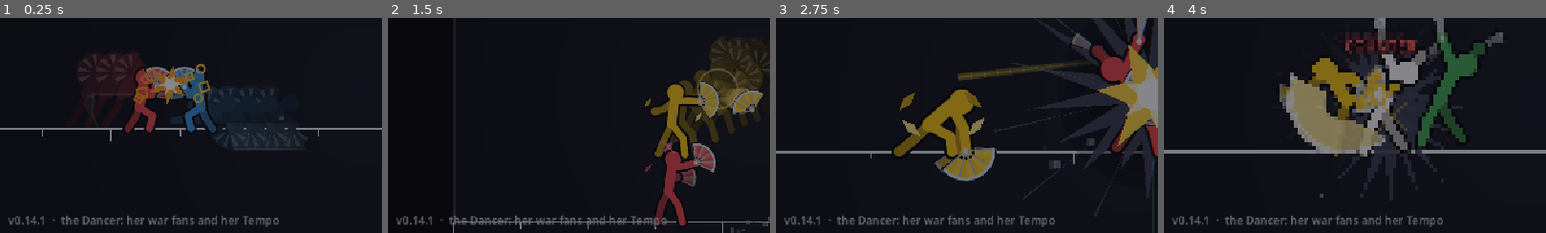
Above: before the commit, frames 1-4 (left to right).
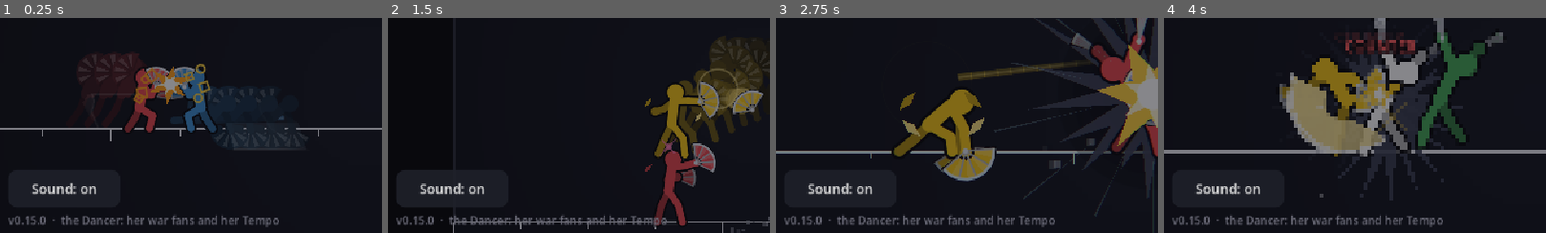
Above: after the commit, the same moments.

Repository: Veriduim/standoff
Game: Godot game, scene res://scenes/main.tscn
Same seed, same stepped clock (60 frames per second), same inputs: the game is played once before the commit and once after it.
Inputs:
- Up to frame 1 (0.25 s): no input
- Up to frame 2 (1.5 s): click "+" at 0.5 s; click "Free-for-all" at 1.25 s
- Up to frame 3 (2.75 s): click "Teams" at 2 s
- Up to frame 4 (4 s): click "Smooth" at 2.75 s; click "Pixel" at 3.5 s
The pictures show only the part of the screen within x 1-51%, y 49-99%; the shares and areas given below are measured in that part.

The runs differ from the first frame. In frame 1, 0.6% of the frame differs, in the area x 8-26%, y 76-97%; in frame 2, 2.9%, in the area x 2-26%, y 70-97%; in frame 3, 0.6%; in frame 4, 0.6%.

Commit message:
0.15.0: sound - 32 sounds made in code; steerable fans; thrown fans at hand size (Timmy 00:38 "Continue working please"; 00:43 "why the fans [are] so small?")
- tools/sfx_make.py makes every sound (nothing recorded or borrowed), tuned for phone speakers (cut below 140 Hz, a
  mid-range knock on every thump); tools/sfx_board.py = a numbered listening video
- Sfx (scripts/ui/sfx.gd): a 12-voice pool, every sim event, attack swings, supers, drop landings, menu clicks, your
  turn, the last 5 s of the clock; -4 dB and a hard limiter on master (the first reel clipped); quiet behind the home
  screen; Sound on/off on the home screen and in the match menu, saved
- SOUND=1 tools/reel.sh keeps the audio; test_sound

Co-Authored-By: Claude Opus 5.5 <noreply@anthropic.com>
Claude-Session: https://claude.ai/code/session_019cpLLa1bA2ND22yfhrkoYF

Diff:
--- a/project.godot
+++ b/project.godot
@@ -11,7 +11,7 @@
 [application]
 
 config/name="Standoff"
-config/version="0.14.1"
+config/version="0.15.0"
 config/icon="res://assets/icon.png"
 run/main_scene="res://scenes/main.tscn"
 config/features=PackedStringArray("4.7", "GL Compatibility")
--- a/scripts/tests/ui_test.gd
+++ b/scripts/tests/ui_test.gd
@@ -395,3 +395,31 @@
 	g._menu_pick("Quit")
 	_check("Quit to menu: back to the home screen", g.phase == "menu" and g.home.visible and not g.menu_btn.visible)
 	g.queue_free()
+
+
+func _test_sound() -> void:
+	_section("Sound (19 Oct list item 2): events play their sounds, quiet behind the home screen, on / off kept")
+	var g := _screen()
+	var was := Sfx.on
+	Sfx.set_on(true)
+	g.start_local(1, "ffa")
+	g._process(0.0)
+	g.sfx.event({"type": "hit", "dmg": 12})
+	g.sfx.event({"type": "hit", "dmg": 45})
+	g.sfx.event({"type": "block", "push": true})
+	g.sfx.event({"type": "shot", "kind": "fan"})
+	var heard: Array[String] = g.sfx.played.duplicate()
+	_check("a hit, a big hit, a Push Block, a Fan Throw: %s" % [heard], heard.slice(-4) == ["hit_light", "hit_heavy",
+			"push", "fan_throw"])
+	Sfx.set_on(false)
+	g.sfx.event({"type": "ko"})
+	var muted: bool = not g.sfx.played.has("ko")
+	Sfx.set_on(true)
+	g._menu_pick("Quit")
+	g._process(0.0)
+	g.sfx.event({"type": "ko"})
+	_check("off: silent; behind the home screen: silent", muted and not g.sfx.played.has("ko"))
+	g._show_start()
+	g.toggle_menu()
+	Sfx.set_on(was)
+	g.queue_free()
--- a/scripts/ui/game_screen.gd
+++ b/scripts/ui/game_screen.gd
@@ -22,6 +22,8 @@
 var auto_me := false       ## a bot plays you too (the tests; a demo)
 
 var stage: StageView
+var sfx: Sfx                 ## the sounds (stage events, the menus, your turn)
+var _tick_at := -1           ## the last whole second the turn clock ticked on
 var pick: PickPanel
 var cards: HBoxContainer
 var banner: Label
@@ -67,6 +69,10 @@
 	mouse_filter = Control.MOUSE_FILTER_IGNORE   # (taps on the stage reach StageView's _unhandled_input)
 	stage = StageView.new()
 	add_child(stage)
+	sfx = Sfx.new()
+	sfx.name = "Sfx"
+	add_child(sfx)
+	stage.sfx = sfx
 	post = ColorRect.new()   # (over the stage, under everything else: the colour split, the pixel look)
 	post.name = "Post"
 	var mat := ShaderMaterial.new()
@@ -567,6 +573,8 @@
 	if free.has(me) and not auto_me:
 		phase = "pick"
 		_turn_left = float(net_match.rules.get("turn", TURN_SECONDS)) if net_match != null else TURN_SECONDS
+		_tick_at = -1
+		sfx.play("ui_turn", -8.0)
 		var f := sim.fighters[me]
 		_ask = "Your move"
 		if f.down > 0:
@@ -611,7 +619,7 @@
 	t.name = "MenuTitle"
 	t.horizontal_alignment = HORIZONTAL_ALIGNMENT_CENTER
 	v.add_child(t)
-	for b: Array in [["Resume", "Resume"], ["Restart", "Restart"], ["Quit", "Quit to menu"]]:
+	for b: Array in [["Resume", "Resume"], ["Restart", "Restart"], ["Sound", Sfx.label()], ["Quit", "Quit to menu"]]:
 		var id: String = b[0]
 		var btn := Ui.button(str(b[1]), func() -> void: _menu_pick(id), 22)
 		btn.name = "Menu" + id
@@ -637,6 +645,11 @@
 
 
 func _menu_pick(id: String) -> void:
+	if id == "Sound":   # (on / off - the menu stays open)
+		Sfx.set_on(not Sfx.on)
+		(menu_panel.find_child("MenuSound", true, false) as Button).text = Sfx.label()
+		home.sync_sound()
+		return
 	_menu_shown(false)
 	match id:
 		"Restart":
@@ -767,6 +780,7 @@
 
 func _process(delta: float) -> void:
 	_post()
+	sfx.quiet = phase == "menu"   # (the demo behind the home screen plays silently)
 	clock.visible = phase != "menu" and sim != null
 	if clock.visible:
 		var left := maxi(0, sim.round_len - (_first_tick + maxi(_shown, 0) if phase == "play" else sim.tick))
@@ -783,6 +797,10 @@
 	if phase == "pick":   # (the turn clock: when it runs out, what's picked goes in)
 		_turn_left -= delta
 		_banner()
+		var whole := ceili(_turn_left)
+		if whole <= 5 and whole >= 1 and whole != _tick_at:   # (the last five seconds tick)
+			_tick_at = whole
+			sfx.play("ui_tick", -4.0)
 		if _turn_left <= 0.0:
 			pick._confirm()
 		return
--- a/scripts/ui/home_screen.gd
+++ b/scripts/ui/home_screen.gd
@@ -114,6 +114,12 @@
 	for s in ["normal", "hover", "focus"]:
 		lobbies.add_theme_stylebox_override(s, Ui.box(Color("#2b4f8a"), 12))
 	v.add_child(lobbies)
+	var snd := Ui.button(Sfx.label(), func() -> void: _toggle_sound(), 18)   # (19 Oct: sound on / off, kept)
+	snd.name = "Sound"
+	snd.custom_minimum_size = Vector2(150, 46)
+	for s in ["normal", "hover", "focus"]:
+		snd.add_theme_stylebox_override(s, Ui.box(Color("#1e2029e8"), 12))
+	add_child(snd)
 	var ver := Ui.label(VERSION + "  ·  the Dancer: her war fans and her Tempo", 15, Color("#6b6b78"))
 	ver.name = "Version"
 	add_child(ver)
@@ -167,6 +173,17 @@
 	cfg.save(SETTINGS)
 
 
+func _toggle_sound() -> void:
+	Sfx.set_on(not Sfx.on)
+	sync_sound()
+	Sfx.ui("ui_click")
+
+
+## The button shows what's saved (the ☰ menu can change it too).
+func sync_sound() -> void:
+	(get_node("Sound") as Button).text = Sfx.label()
+
+
 func _set_count(n: int) -> void:
 	opponents = clampi(n, 1, 5)
 	count_label.text = "%d bot%s" % [opponents, "" if opponents == 1 else "s"]
@@ -181,6 +198,8 @@
 	title.size = Vector2(maxf(300.0, card.position.x - 60.0), vp.y)
 	var ver := get_node("Version") as Label
 	ver.position = Vector2(24, vp.y - 36)
+	var snd := get_node("Sound") as Button
+	snd.position = Vector2(24, vp.y - 92)
 
 
 
--- /dev/null
+++ b/scripts/ui/sfx.gd
@@ -0,0 +1,162 @@
+class_name Sfx
+extends Node
+## The game's sounds (19 Oct 00:38, list item 2 "Sound"): all made in code by tools/sfx_make.py (assets/sfx/<name>.wav;
+## tools/sfx_board.py plays them numbered). A pool of players so they overlap; the same sound twice within GAP plays
+## once (the fast speeds); quiet behind the home screen. On / off is saved, from the home screen and the ☰ menu.
+
+const SETTINGS := "user://settings.cfg"
+const VOICES := 12
+const GAP := 0.045                ## seconds before the same sound plays again
+const HEAVY := 30                 ## a hit this hard (after scaling) gets the big thump
+const LEVEL := -4.0               ## every sound this much down (the first reel clipped when sounds piled up)
+const NAMES := ["hit_light", "hit_heavy", "hit_counter", "edge", "block", "push", "parry", "clash", "grab",
+	"fan_throw", "catch", "recall", "sweep", "gust", "blink", "down", "bounce", "wall", "ko", "burst", "super", "sad",
+	"beat", "onbeat", "snap", "countered", "time", "swing", "land", "ui_click", "ui_turn", "ui_tick"]
+
+static var main: Sfx              ## the one the game made (Ui.button's click reaches it)
+static var on := true
+
+var quiet := false                ## (the home screen's demo match plays silently)
+var played: Array[String] = []    ## the last sounds played, newest last (the tests read it)
+var _players: Array[AudioStreamPlayer] = []
+var _streams := {}
+var _last := {}
+var _next := 0
+var _headless := DisplayServer.get_name() == "headless"
+
+
+func _ready() -> void:
+	main = self
+	var cfg := ConfigFile.new()
+	if cfg.load(SETTINGS) == OK:
+		on = bool(cfg.get_value("audio", "on", true))
+	for n: String in NAMES:
+		var path := "res://assets/sfx/%s.wav" % n
+		if ResourceLoader.exists(path):
+			_streams[n] = load(path)
+	if AudioServer.get_bus_effect_count(0) == 0:   # (a limiter on the master bus: piled-up hits never crackle)
+		var lim := AudioEffectHardLimiter.new()
+		lim.ceiling_db = -1.0
+		AudioServer.add_bus_effect(0, lim)
+	for _i in VOICES:
+		var p := AudioStreamPlayer.new()
+		add_child(p)
+		_players.append(p)
+
+
+func _exit_tree() -> void:   # (stopped, so nothing is left playing - headless, nothing ever finishes)
+	for p in _players:
+		p.stop()
+		p.stream = null
+	if main == self:
+		main = null
+
+
+func play(sound: String, db := 0.0, pitch := 1.0) -> void:
+	if not on or quiet or not _streams.has(sound):
+		return
+	var now := Time.get_ticks_msec() / 1000.0
+	if now - float(_last.get(sound, -1.0)) < GAP:
+		return
+	_last[sound] = now
+	played.append(sound)
+	if played.size() > 40:
+		played.remove_at(0)
+	if _headless:   # (the tests: noted, not played - the dummy audio never finishes a sound)
+		return
+	var p := _voice()
+	p.stream = _streams[sound]
+	p.volume_db = db + LEVEL
+	p.pitch_scale = pitch
+	p.play()
+
+
+## A free player, else the one used longest ago.
+func _voice() -> AudioStreamPlayer:
+	for k in VOICES:
+		var p := _players[(_next + k) % VOICES]
+		if not p.playing:
+			_next = (_next + k + 1) % VOICES
+			return p
+	var p := _players[_next]
+	_next = (_next + 1) % VOICES
+	return p
+
+
+## A menu sound, from anywhere.
+static func ui(sound: String, db := 0.0) -> void:
+	if main != null:
+		main.play(sound, db)
+
+
+static func set_on(v: bool) -> void:
+	on = v
+	var cfg := ConfigFile.new()
+	cfg.load(SETTINGS)
+	cfg.set_value("audio", "on", v)
+	cfg.save(SETTINGS)
+
+
+static func label() -> String:
+	return "Sound: on" if on else "Sound: off"
+
+
+## One sim event as it's shown -> its sound.
+func event(e: Dictionary) -> void:
+	var vary := randf_range(0.94, 1.06)   # (the same hit twice doesn't sound stamped)
+	match str(e["type"]):
+		"hit", "armor":
+			if bool(e.get("counter", false)) or bool(e.get("worse", false)):
+				play("hit_counter")
+			elif int(e.get("dmg", 0)) >= HEAVY:
+				play("hit_heavy", 0.0, vary)
+			else:
+				play("hit_light", 0.0, vary)
+			if int(e.get("spot", 0)) == 1:   # (the fan's edge)
+				play("edge", -3.0)
+		"throw":
+			play("grab")
+		"block":
+			play("push" if bool(e.get("push", false)) else "block", 0.0, vary)
+		"parry":
+			play("parry")
+		"clash":
+			play("clash")
+		"tech":
+			play("swing", 0.0, 0.8)
+		"countered":
+			play("countered")
+		"shot":
+			play("gust" if str(e.get("kind", "")) == "ripple" else "fan_throw", -2.0, vary)
+		"catch":
+			play("catch", -2.0)
+		"recall":
+			play("recall")
+		"sweep", "sweep_up":
+			play("sweep")
+		"gust":
+			play("gust")
+		"blink":
+			play("blink")
+		"down":
+			play("down")
+		"bounce":
+			play("bounce")
+		"wall", "splat":
+			play("wall")
+		"ko":
+			play("ko")
+		"burst":
+			play("burst")
+		"sad":
+			play("sad", -6.0)
+		"sadness":
+			play("sad")
+		"beat":
+			play("beat")
+		"onbeat":
+			play("onbeat")
+		"ic", "whiff":
+			play("snap")
+		"time":
+			play("time")
--- a/scripts/ui/stage_view.gd
+++ b/scripts/ui/stage_view.gd
@@ -49,6 +49,8 @@
 var ghost_play := true      ## the ghost loops; false = held on the scrubbed frame, everyone's predicted spot shown
 var show_boxes := false     ## hurt boxes (outlines) and live hit boxes (red) - testing the frames
 var quiet := false          ## no effects (skipping ahead)
+var sfx: Sfx                 ## the sounds (the game screen's) - none if unset
+var _swinging := {}          ## fighter id -> true while an attack's arc is out (its swing sound played once)
 var zoom := 0.8
 var _ghost_i := 0
 var _time := 0.0
@@ -97,6 +99,8 @@
 		return
 	for e: Dictionary in events:
 		_effect(e, prev)
+		if sfx != null:
+			sfx.event(e)
 	if prev.size() == frame.size():
 		_motion_fx(prev)
 	fx.settle_combos(frame)
@@ -113,6 +117,8 @@
 		var kind := str(Moves.move(_char(i), mv).get("kind", "")) if mv != "" else ""
 		if kind == "super" and int(r[4]) <= 1 and (str(p[3]) != mv or int(p[4]) > int(r[4])):
 			fx.super_start(i, _chest(i), colour_of(i), _tick_n * 13 + i, str(Moves.move(_char(i), mv)["name"]))
+			if sfx != null:
+				sfx.play("super")
 		var speed := maxf(absf(float(r[0]) - float(p[0])), absf(float(r[1]) - float(p[1])) * 0.8)
 		var fast := int(r[5]) != 4 and (speed > 5.5 or kind in ["super", "burst"])
 		_after_n[i] = int(_after_n.get(i, 0)) + 1 if fast else 0
@@ -126,6 +132,8 @@
 			_land[i] = LAND_TICKS
 			if dy > 6.0:
 				fx.dust(Vector2(float(r[0]), 0.0), clampf(dy / 14.0, 0.4, 1.2), _tick_n * 5 + i)
+				if sfx != null:
+					sfx.play("land", -4.0)
 		elif _land.has(i):
 			_land[i] = int(_land[i]) - 1
 			if int(_land[i]) <= 0:
@@ -252,7 +260,11 @@
 		var tip := _striking(i, str(r[3]), int(r[4])) if int(r[5]) == 0 and str(r[3]) != "" and not _free(r) else ""
 		if tip == "":
 			fx.trail_end(i)
+			_swinging.erase(i)
 			continue
+		if not _swinging.has(i) and sfx != null:   # (an attack's arc starting: its swish)
+			sfx.play("swing", -2.0, randf_range(0.9, 1.1))
+		_swinging[i] = true
 		var pose := Poses.for_record(_char(i), r)
 		var pivot := "hip" if tip.begins_with("foot") else "neck"
 		var tip_w := _world(i, r, pose[tip])
--- a/scripts/ui/ui.gd
+++ b/scripts/ui/ui.gd
@@ -19,6 +19,7 @@
 	b.text = text
 	b.add_theme_font_size_override("font_size", fs)
 	b.custom_minimum_size = Vector2(64, 52)
+	b.pressed.connect(func() -> void: Sfx.ui("ui_click", -3.0))   # (every menu button clicks)
 	b.pressed.connect(on)
 	return b
 
--- a/scripts/version.gd
+++ b/scripts/version.gd
@@ -2,4 +2,4 @@
 extends RefCounted
 ## The game's version - the home screen shows it, and lobbies list it (only the same version can play together).
 
-const TAG := "0.14.1"
+const TAG := "0.15.0"
Not shown, added: assets/sfx/beat.wav.import
Not shown, added: assets/sfx/blink.wav.import
Not shown, added: assets/sfx/block.wav.import
Not shown, added: assets/sfx/bounce.wav.import
Not shown, added: assets/sfx/burst.wav.import
Not shown, added: assets/sfx/catch.wav.import
Not shown, added: assets/sfx/clash.wav.import
Not shown, added: assets/sfx/countered.wav.import
Not shown, added: assets/sfx/down.wav.import
Not shown, added: assets/sfx/edge.wav.import
Not shown, added: assets/sfx/fan_throw.wav.import
Not shown, added: assets/sfx/grab.wav.import
(and 59 more such lines)
